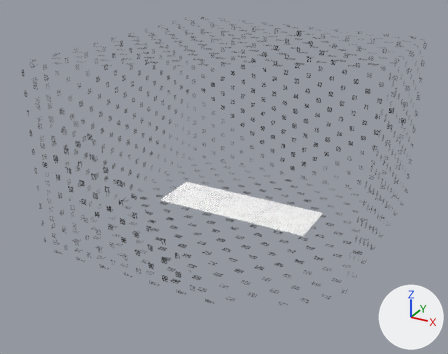
The glTF model docs/system.glb as it was, and as the next commit left it.
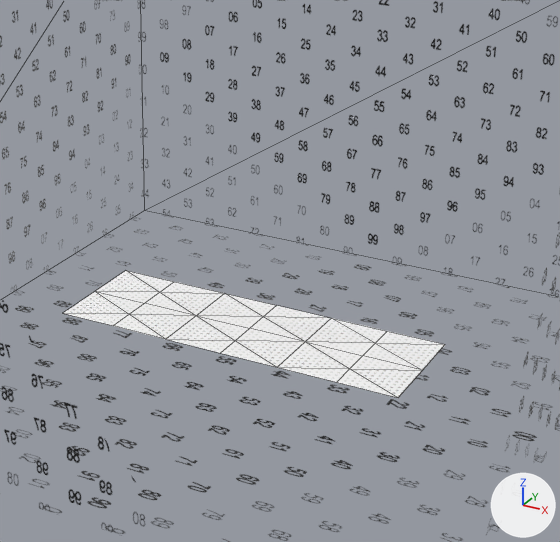
Each version is shown whole from a 50 mm lens placed at (2.53, -4.93, 2.77), pointed at (-0.07, -0.19, 0.4), then close up on the part from 30% to 83% of the width and 19% to 84% of the height. Every picture has the same lights, and +X, +Y and +Z are marked at lower right. The close-ups show mesh edges as thin lines. Everything nearer to the camera than a plane just in front of the edit is cut away.

In view in the first close-up: 'FOLD', 'cube'.
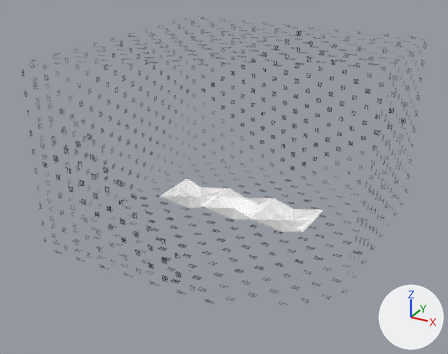
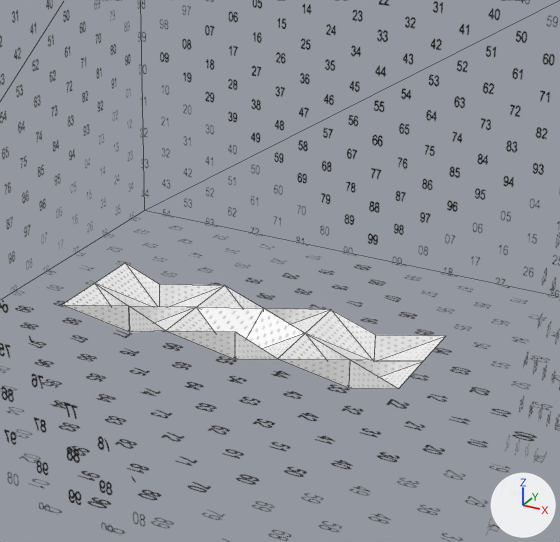
The newer file adds a shape key; the second version is drawn at full value of the shape key 'location' of 'FOLD.002', and the change is written as the vertex moves it makes.

Boxes [x1, y1, x2, y2] around the edits, measured in the close-ups (560 x 542 px):
'FOLD', deleted
    before: [63, 271, 445, 398]
'FOLD.002', added
    after: [62, 263, 446, 389]

The change, as a diff of the scene's bpy script:
```diff
--- a/docs/system.glb.py
+++ b/docs/system.glb.py
@@ me_fold_001 @@
+me_fold_001.from_pydata(...)  # 27 vertices, 36 faces; spans x -3.69..3.69, y -0.41..0.19, z -1.22..1.22
+me_fold_001.materials.append(mat_material_007)
@@ ob_fold @@
-ob_fold = bpy.data.objects.new('FOLD', me_fold)
-ob_fold.location = (0.0, 0.0, 0.02)
-ob_fold.rotation_euler = (1.571, 0.0, 0.0)  # degrees (90, 0, 0)
-ob_fold.scale = (0.212, 0.212, 0.212)
@@ ob_fold_002 @@
+ob_fold_002 = bpy.data.objects.new('FOLD.002', me_fold_001)
+ob_fold_002.location = (0.0, 0.0, 0.02)
+ob_fold_002.rotation_euler = (1.571, 0.0, 0.0)  # degrees (90, 0, 0)
+ob_fold_002.scale = (0.212, 0.212, 0.212)
```
